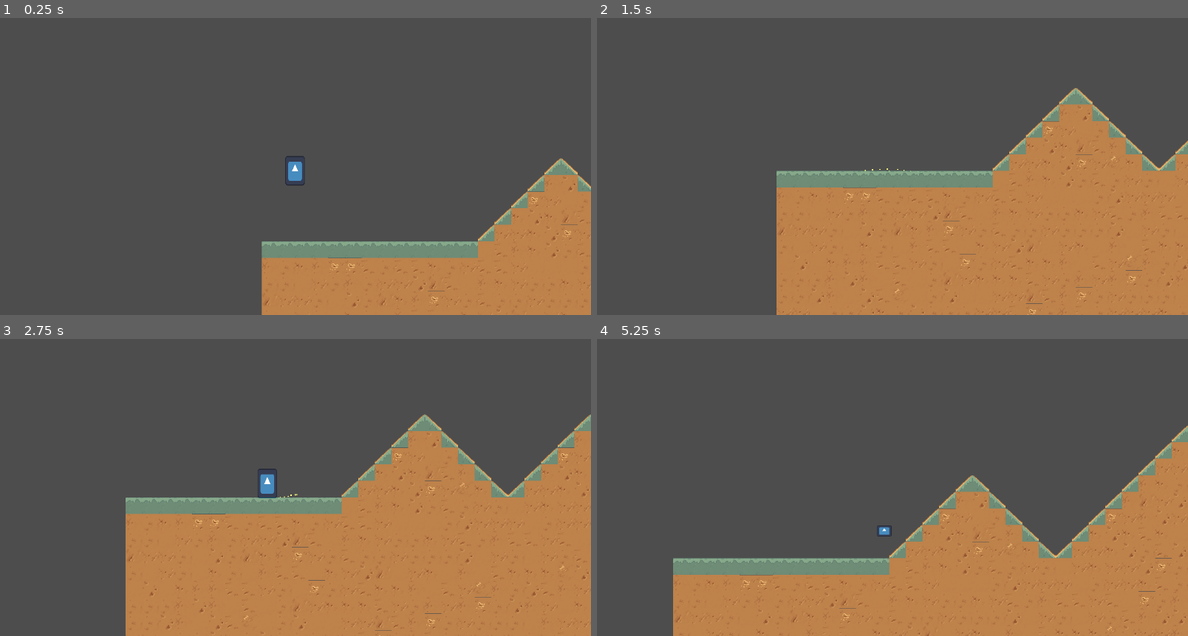
Above: before the commit, frames 1-4 (two rows, left to right).
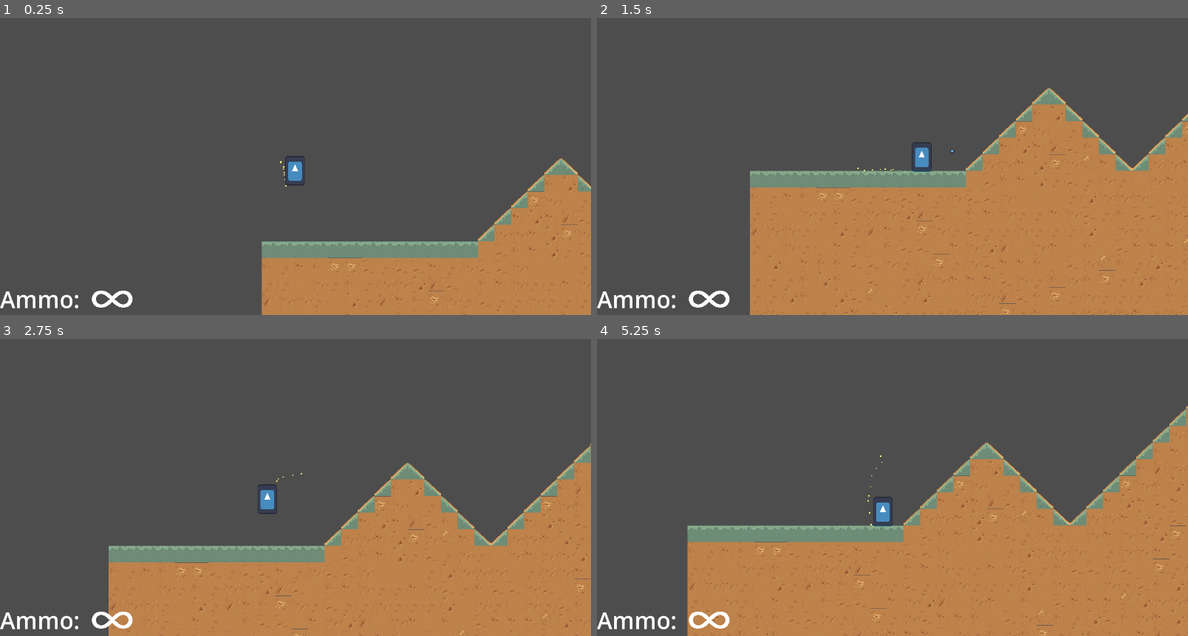
Above: after the commit, the same moments.

Repository: dzfrias/gladiator
Game: Godot game, scene res://scenes/mission.tscn
Same seed, same stepped clock (60 frames per second), same inputs: the game is played once before the commit and once after it. This scene is started directly instead of the project's main scene. The engine's default icon, where the game draws it, is replaced by a stand-in: a white triangle on a blue panel in a dark square. Sound files missing from this copy of the repository are replaced by a short silence.
Inputs (mouse positions are in pixels of both pictures, inside the frame that each line leads up to):
- Up to frame 1 (0.25 s): no input
- Up to frame 2 (1.5 s): move the mouse to (1022, 133) at 0.52 s; hold S (crouch) 0.53-1.28 s; hold D (right) from 0.53 s (still down); tap Space (jump) at 0.77, 1.07 s; click (1022, 133) at 0.8 s; move the mouse to (774, 166) at 1.27 s; click (774, 166) at 1.35 s
- Up to frame 3 (2.75 s): tap Space (jump) at 1.52, 1.82 s; tap I (interact) at 1.55 s; move the mouse to (354, 398) at 2.02 s; release D (right) at 2.03 s; hold A (left) from 2.03 s (still down); hold I (interact) from 2.03 s (still down); tap E (roll) at 2.3 s
- Up to frame 4 (5.25 s): move the mouse to (862, 537) at 2.77 s; release A (left) at 2.78 s; release I (interact) at 2.78 s; hold D (right) 2.78-4.28 s; tap E (roll) at 2.85 s; tap Space (jump) at 3.02, 3.32, 3.77, 3.8, 4.07, 4.35, 4.52, 4.82 s; tap Shift (shield) at 3.05 s; move the mouse to (1069, 520) at 3.52 s; hold Shift (shield) 3.53-4.28 s; tap R (reload) at 4.15 s; move the mouse to (715, 419) at 4.27 s; hold A (left) 4.28-5.03 s; tap S (crouch) at 4.55 s; move the mouse to (922, 469) at 5.02 s; hold D (right) from 5.03 s (still down); hold S (crouch) from 5.03 s (still down)

The runs differ from the first frame. In frame 1, 0.5% of the frame differs, in the area x 0-49%, y 48-98%; in frame 2, 7.9%; in frame 3, 17%, in the area x 0-100%, y 25-100%; in frame 4, 14%.

Commit message:
Refactor player script

Diff:
--- a/scenes/player.tscn
+++ b/scenes/player.tscn
@@ -77,12 +77,13 @@
 auto_reload = true
 
 [node name="StandingItemPosition" type="Node2D" parent="."]
-position = Vector2(27, -46)
+position = Vector2(30, -46)
 
 [node name="CrouchingItemPosition" type="Node2D" parent="."]
-position = Vector2(27, -13)
+position = Vector2(30, -13)
 
 [node name="ItemPosition" type="Node2D" parent="."]
+position = Vector2(30, -46)
 
 [node name="PlatformRaycast" type="RayCast2D" parent="."]
 position = Vector2(0, -10)
--- a/scripts/player/player.gd
+++ b/scripts/player/player.gd
@@ -4,34 +4,28 @@
 
 @export var movement_settings: Resource
 
-@onready var standing_hitbox = $StandingHitbox
-@onready var crouching_hitbox = $CrouchingHitbox
-@onready var standing_sprite = $StandingSprite
-@onready var crouching_sprite = $CrouchingSprite
-@onready var standing_item_position = $StandingItemPosition
-@onready var crouching_item_position = $CrouchingItemPosition
-@onready var _item_position = $ItemPosition
-@onready var direction = $Direction
-@onready var _original_shield_x = $Shield.position.x
-
-# NOTE this field can be null (if the player has no weapon)
-@onready var _weapon: Weapon = $Weapon
 var _state := State.CONTROL
 var _can_roll := true
-var _is_crouching := false
 var _is_jumping := false
 var _jump_time := 0.0
 var _jump_buffer := 0.0
 @onready var _current_move_speed = movement_settings.move_speed
+@onready var _original_shield_x = $Shield.position.x
+@onready var _original_item_x = $ItemPosition.position.x
+
 static var Instance
 
 enum State {
 	CONTROL,
+	SHIELD,
 	ROLL,
 	UNDERGROUND
 }
 
 func _ready() -> void:
+	var pistol := preload("res://resources/pistol.tres")
+	$Inventory.add_item(pistol)
+
 	$Health.died.connect(_on_health_died)
 	$Health.damage_taken.connect(_on_health_damage_taken)
 	$Inventory.on_item_switched.connect(_on_item_switched)
@@ -39,161 +33,128 @@
 		Instance.free()
 		Instance = null
 	Instance = self
-	_item_position.position = standing_item_position.position
 
 func _process(delta: float) -> void:
-	if _is_jumping and _jump_time < movement_settings.jump_hold_time:
+	if _is_jumping:
 		velocity.y -= movement_settings.jump_accel * delta
 		_jump_time += delta
+		if _jump_time >= movement_settings.jump_hold_time:
+			_is_jumping = false
 	elif not is_on_floor():
 		velocity.y += get_gravity().y * movement_settings.gravity_scale * delta
 	if _jump_buffer > 0:
 		_jump_buffer = max(0, _jump_buffer - delta)
 		if _state == State.CONTROL and is_on_floor():
-			_is_jumping = true
-			velocity.y = -movement_settings.jump_speed
-
+			_jump()
+	if not _is_jumping:
+		_jump_time = 0.0
+
+	if _state != State.CONTROL:
+		$Weapon.set_firing(null)
+	match _state:
+		State.CONTROL, State.SHIELD, State.UNDERGROUND:
+			_apply_horizontal_input(delta)
+		State.ROLL:
+			velocity.x = movement_settings.roll_speed * $Direction.scalar
+
+	_align()
+	move_and_slide()
+
+func _align() -> void:
+	$ItemPosition.position = Vector2(_original_item_x * $Direction.scalar, $ItemPosition.position.y)
+	$Shield.position = Vector2(_original_shield_x * $Direction.scalar, $Shield.position.y)
+	$Weapon.position = $ItemPosition.position
+
+func _input(event: InputEvent) -> void:
 	match _state:
 		State.CONTROL:
-			if Input.is_action_pressed("crouch") and Input.is_action_pressed("jump"):
-				if is_on_platform():
+			# Jump
+			if event.is_action_pressed("jump"):
+				_jump_buffer = movement_settings.jump_buffer_time
+			if event.is_action_released("jump"):
+				_is_jumping = false
+
+			# Shield
+			if event.is_action_pressed("shield"):
+				$Shield.enable()
+				_state = State.SHIELD
+				$Weapon.set_firing(null)
+				_current_move_speed = movement_settings.shield_move_speed
+
+			# There are two scenarios when the crouch button is pressed:
+			# 1. On the floor to start a burrow
+			# 2. On platform to fall through it
+			if event.is_action_pressed("crouch"):
+				if is_on_floor() and not is_on_platform():
+					_state = State.UNDERGROUND
+					_current_move_speed = movement_settings.burrow_speed
+					$StandingSprite.visible = false
+					collision_layer = Constants.INVINCIBLE_LAYER
+				else:
 					set_collision_mask_value(Math.ilog2(Constants.PLATFORM_LAYER) + 1, false)
-				elif is_on_floor():
-					_burrow()
-					return
-			else:
+			# If the crouch button is released while in the control state, we used it to fall
+			# through a platform, so we should re-enable the platform layer
+			if event.is_action_released("crouch"):
 				set_collision_mask_value(Math.ilog2(Constants.PLATFORM_LAYER) + 1, true)
 
-			if Input.is_action_just_pressed("crouch") and not $Shield.is_enabled():
-				_crouch()
-			elif !Input.is_action_pressed("crouch") and _is_crouching:
-				_uncrouch()
-			if not _is_crouching and not $Shield.is_enabled():
+			# Roll
+			if event.is_action_pressed("roll"):
+				_roll()
+
+			# Fire
+			if event.is_action_pressed("fire"):
+				if $Inventory.get_held_item() is WeaponStats:
+					$Weapon.set_firing($Direction)
+				elif $Inventory.get_held_item() != null:
+					_use_gadget()
+			if event.is_action_released("fire"):
+				$Weapon.set_firing(null)
+
+			# Interact
+			if event.is_action_pressed("interact"):
+				for area in $InteractArea.get_overlapping_areas():
+					for child in area.get_children():
+						if child is Interactable:
+							child.interact()
+
+		State.UNDERGROUND:
+			if event.is_action_released("crouch"):
+				_state = State.CONTROL
 				_current_move_speed = movement_settings.move_speed
-
-			_apply_horizontal_movement(delta)
-
-			if _is_crouching:
-				_item_position.position = crouching_item_position.position
-			else:
-				_item_position.position = standing_item_position.position
-			_item_position.position = Vector2(_item_position.position.x * direction.scalar, _item_position.position.y)
-			$Shield.position = Vector2(_original_shield_x * direction.scalar, $Shield.position.y)
-			_weapon.position = _item_position.position
-		State.ROLL:
-			velocity.x = movement_settings.roll_speed * $Direction.scalar
-		State.UNDERGROUND:
-			_apply_horizontal_movement(delta)
-
-	if abs(velocity.x) > 0 and is_on_floor():
-		$WalkingParticles.emitting = true
-	else:
-		$WalkingParticles.emitting = false
-
-	var impact_force = velocity.y
-	move_and_slide()
-	if is_on_floor() and impact_force > 0:
-		on_ground_impact.emit(impact_force)
-
-func _apply_horizontal_movement(delta: float):
-	if Input.is_action_pressed("left") and Input.is_action_pressed("right"):
+				$StandingSprite.visible = true
+				collision_layer = Constants.PLAYER_LAYER | Constants.ENTITY_LAYER
+
+		State.SHIELD:
+			if event.is_action_released("shield"):
+				$Shield.disable()
+				_state = State.CONTROL
+				_current_move_speed = movement_settings.move_speed
+
+func _apply_horizontal_input(delta: float) -> void:
+	var left := Input.is_action_pressed("left")
+	var right := Input.is_action_pressed("right")
+
+	# Slow the player down in two scenarios:
+	# 1. Both left and right and being pressed
+	# 2. Neither left nor right are being pressed
+	if (left and right) or not (left or right):
 		velocity.x = move_toward(velocity.x, 0, movement_settings.move_acceleration * delta)
-	elif Input.is_action_pressed("left"):
-		var acceleration = movement_settings.move_acceleration
-		# This will make the movement snappier if the player wants to
-		# change directions
+		return
+
+	$Direction.is_right = right
+	var acceleration: float = movement_settings.move_acceleration
+	if left:
 		if velocity.x > 0:
 			acceleration *= movement_settings.direction_change_factor
 		velocity.x = maxf(-_current_move_speed, velocity.x - acceleration * delta)
-		direction.is_right = false
-		$WalkingParticles.position = abs($WalkingParticles.position)
-	elif Input.is_action_pressed("right"):
-		var acceleration = movement_settings.move_acceleration
+	if right:
 		if velocity.x < 0:
 			acceleration *= movement_settings.direction_change_factor
 		velocity.x = minf(_current_move_speed, velocity.x + acceleration * delta)
-		direction.is_right = true
-		$WalkingParticles.position = -abs($WalkingParticles.position)
-	else:
-		velocity.x = move_toward(velocity.x, 0, movement_settings.move_deceleration * delta)
-	$WalkingParticles.direction.x = direction.scalar
-
-func _crouch():
-	_is_crouching = true
-	standing_hitbox.disabled = true
-	standing_sprite.visible = false
-	crouching_hitbox.disabled = false
-	crouching_sprite.visible = true
-	_current_move_speed = movement_settings.crouch_move_speed
-
-func _uncrouch():
-	_is_crouching = false
-	standing_hitbox.disabled = false
-	standing_sprite.visible = true
-	crouching_hitbox.disabled = true
-	crouching_sprite.visible = false
-	_current_move_speed = movement_settings.move_speed
-
-func _input(event: InputEvent) -> void:
-	if _state == State.CONTROL:
-		_normal_input(event)
-	elif _state == State.UNDERGROUND:
-		if event.is_action_pressed("jump"):
-			standing_sprite.visible = true
-			_current_move_speed = movement_settings.move_speed
-			collision_layer = Constants.PLAYER_LAYER | Constants.ENTITY_LAYER
-			_state = State.CONTROL
-
-func _burrow():
-	_state = State.UNDERGROUND
-	_uncrouch()
-	_current_move_speed = movement_settings.burrow_speed
-	collision_layer = Constants.INVINCIBLE_LAYER
-	standing_sprite.visible = false
-
-func _normal_input(event: InputEvent):
-	if event.as_text().is_valid_int():
-		var index := event.as_text().to_int() - 1
-		if index < $Inventory.items.size() and index >= 0:
-			$Inventory.set_held_item(index)
-
-	if _state != State.CONTROL:
-		return
-	if event.is_action_pressed("shield") and is_on_floor():
-		$Shield.enable()
-		if $Inventory.get_held_item() is WeaponStats:
-			_weapon.set_firing(null)
-		_current_move_speed = movement_settings.shield_move_speed
-	if event.is_action_released("shield"):
-		$Shield.disable()
-		_current_move_speed = movement_settings.move_speed
-	if event.is_action_pressed("fire") and not $Shield.is_enabled():
-		if $Inventory.get_held_item() is WeaponStats:
-			_weapon.set_firing($Direction)
-		elif $Inventory.get_held_item() != null:
-			_use_gadget()
-	if event.is_action_released("fire"):
-		if $Inventory.get_held_item() is WeaponStats:
-			_weapon.set_firing(null)
-	if is_on_floor() and not $Shield.is_enabled():
-		if event.is_action_pressed("jump") and !Input.is_action_pressed("crouch"):
-			_is_jumping = true
-			velocity.y = -movement_settings.jump_speed
-	elif event.is_action_pressed("jump"):
-		_jump_buffer = movement_settings.jump_buffer_time
-	if _is_jumping and event.is_action_released("jump"):
-		_is_jumping = false
-		_jump_time = 0.0
-	if event.is_action_pressed("roll") and _can_roll and not $Shield.is_enabled():
-		_roll()
-	if event.is_action_pressed("reload") and _weapon:
-		if !_weapon.is_reloading:
-			_weapon.reload()
-	if event.is_action_pressed("interact"):
-		for area in $InteractArea.get_overlapping_areas():
-			for child in area.get_children():
-				if child is Interactable:
-					child.interact()
+
+func _jump() -> void:
+	_is_jumping = true
+	velocity.y = -movement_settings.jump_speed
 
 func damage(amount: float, direction: Vector2) -> void:
 	if $Health.has_died or collision_layer == Constants.INVINCIBLE_LAYER:
@@ -201,17 +162,10 @@
 	print("Player hit")
 	$Health.take_damage(amount, direction)
 
-func _freeze_time():
-	get_tree().paused = true
-	await get_tree().create_timer(0.2).timeout
-	get_tree().paused = false
-
 func _roll() -> void:
 	_state = State.ROLL
 	_is_jumping = false
 	_jump_buffer = 0.0
-	if _weapon:
-		_weapon.set_firing(null)
 	collision_layer = Constants.INVINCIBLE_LAYER
 	$StandingSprite.flip_v = true
 	$CrouchingSprite.flip_v = true
@@ -230,23 +184,24 @@
 
 func _on_health_damage_taken(_amount: int, _direction: Vector2) -> void:
 	AudioManager.play_sound(self, load("res://assets/SoundEffects/hit.wav"))
+	collision_layer = Constants.INVINCIBLE_LAYER
 	_freeze_time()
-	collision_layer = Constants.INVINCIBLE_LAYER
 	_flash_invincible()
 	await get_tree().create_timer(movement_settings.invincible_time).timeout
-	if _state != State.UNDERGROUND:
-		collision_layer = Constants.PLAYER_LAYER | Constants.ENTITY_LAYER
+	collision_layer = Constants.PLAYER_LAYER | Constants.ENTITY_LAYER
+
+func _freeze_time():
+	get_tree().paused = true
+	await get_tree().create_timer(0.2).timeout
+	get_tree().paused = false
 
 func is_holding_weapon() -> bool:
 	return $Inventory.get_held_item() is WeaponStats
 
-func get_current_item() -> Node2D:
-	return $Inventory.get_held_item()
-
 func _on_item_switched(current_item):
-	_weapon.set_firing(null)
+	$Weapon.set_firing(null)
 	if current_item is WeaponStats:
-		_weapon.weapon_stats = current_item
+		$Weapon.weapon_stats = current_item
 
 func is_on_platform():
 	return $PlatformRaycast.is_colliding()
@@ -257,16 +212,14 @@
 func inventory() -> Inventory:
 	return $Inventory
 
+func weapon() -> Weapon:
+	return $Weapon
+
 func _flash_invincible() -> void:
 	while collision_layer == Constants.INVINCIBLE_LAYER:
-		# TODO: remove when we get a player underground sprite (mound)
-		if _state == State.UNDERGROUND: break
-
-		standing_sprite.visible = false
-		crouching_sprite.visible = false
+		$StandingSprite.visible = false
 		await get_tree().create_timer(0.05).timeout
-		standing_sprite.visible = !_is_crouching
-		crouching_sprite.visible = _is_crouching
+		$StandingSprite.visible = true
 		await get_tree().create_timer(0.05).timeout
 
 func get_health() -> Health:
@@ -274,6 +227,6 @@
 
 func _use_gadget():
 	var gadget = $Inventory.get_held_item().instantiate()
-	gadget.init(direction)
-	gadget.global_position = _item_position.global_position
+	gadget.init($Direction)
+	gadget.global_position = $ItemPosition.global_position
 	get_tree().current_scene.add_child(gadget)
--- a/scripts/player/weapon.gd
+++ b/scripts/player/weapon.gd
@@ -18,8 +18,11 @@
 func set_firing(direction: Direction):
 	_fire_direction = direction
 
+func is_firing() -> bool:
+	return _fire_direction != null
+
 func _process(_delta: float) -> void:
-	if _fire_direction != null:
+	if is_firing():
 		fire(_fire_direction)
 
 func fire(direction: Direction):
--- a/scripts/ui/ammo_ui.gd
+++ b/scripts/ui/ammo_ui.gd
@@ -1,6 +1,6 @@
 extends RichTextLabel
 
-@onready var weapon = Player.Instance._weapon
+@onready var weapon = Player.Instance.weapon()
 
 var infinite_ammo_text = "Ammo:  [img=8,8]assets/infinity_sign.png[/img]"
 
